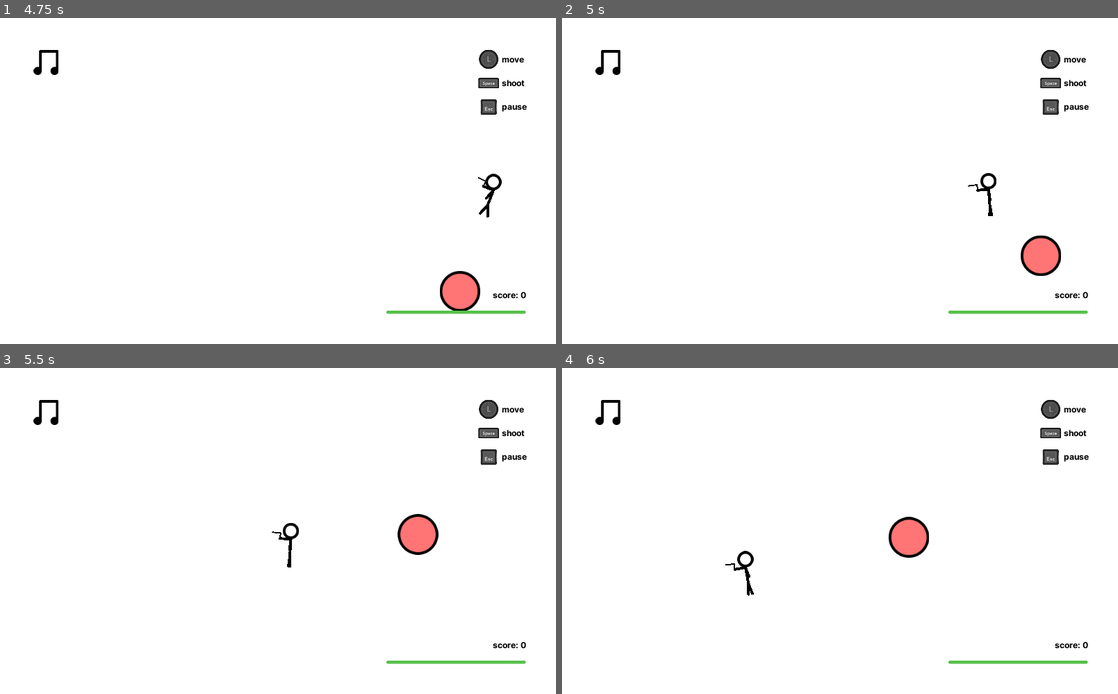
Above: before the commit, frames 1-4 (two rows, left to right).
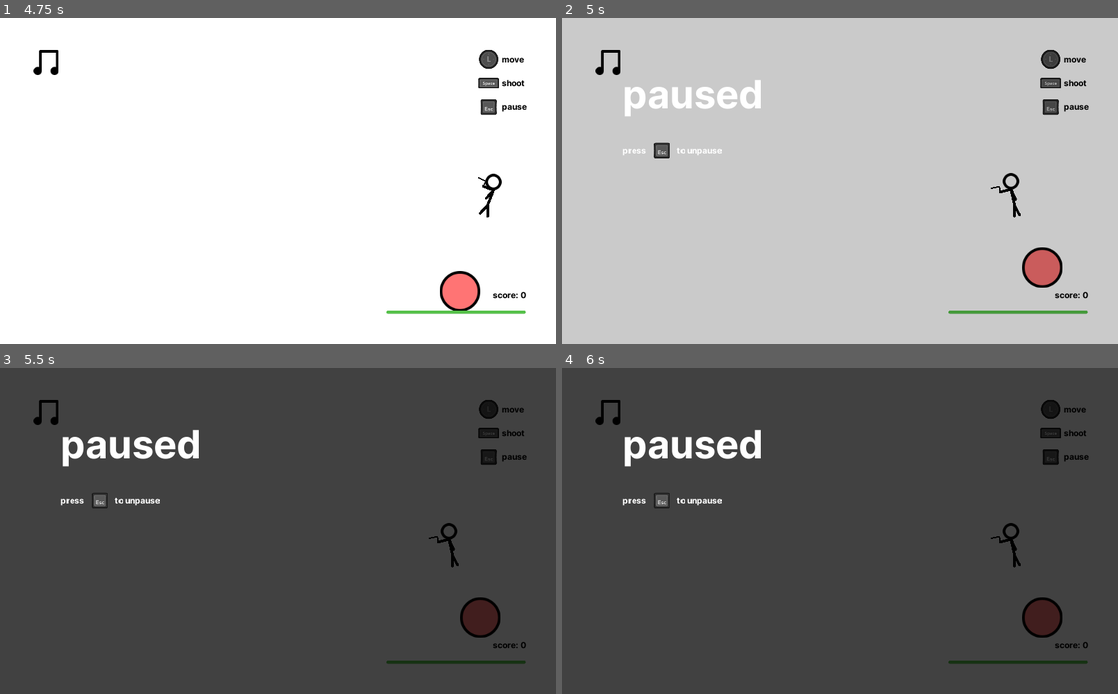
Above: after the commit, the same moments.

Repository: illogicalapple/stickmaniac
Game: Godot game, scene res://Root.tscn
Two runs of this game, one before a commit and one after it. Both use one fixed random seed, a clock stepped at 60 frames per second and the inputs below. Sound files missing from this copy of the repository are replaced by a short silence.
Inputs (mouse positions are in pixels of both pictures, inside the frame that each line leads up to):
- Up to frame 1 (4.75 s): tap Enter at 0.5, 3.6, 4.25 s; move the mouse to (400, 164) at 0.52 s; hold Right (ui_right) 0.53-1.25 s; hold Space (pew_pew) 0.53-1.25 s; click (400, 164) at 0.67 s; click (44, 63) at 1.25 s; move the mouse to (166, 197) at 2.02 s; hold Down (ui_down) 2.03-2.78 s; tap Tab at 2.1 s; move the mouse to (333, 109) at 2.77 s; hold Right (ui_right) 2.78-3.53 s; tap Backspace at 2.85 s; tap Space (pew_pew) at 3.5 s; move the mouse to (250, 246) at 3.52 s; hold Up (ui_up) 3.53-4.28 s; click (250, 246) at 3.67 s; move the mouse to (444, 229) at 4.27 s; hold Left (ui_left) from 4.28 s (still down); tap Keypad Enter at 4.35 s
- Up to frame 2 (5 s): keep holding Left (ui_left); tap Escape (ui_pause) at 4.9 s
- Up to frame 3 (5.5 s): keep holding Left (ui_left); move the mouse to (111, 482) at 5.02 s; tap Delete at 5.1 s
- Up to frame 4 (6 s): move the mouse to (867, 531) at 5.77 s; release Left (ui_left) at 5.78 s; hold Down (ui_down) from 5.78 s (still down); tap Shift at 5.85 s; click (867, 531) at 5.92 s

Frame 1 is identical in both runs. In frame 2, 98% of the frame differs, in the area x 0-100%, y 0-100%; in frame 3, 99%; in frame 4, 99%.

Commit message:
add pause screen

Diff:
--- a/enemy/Enemy.gd
+++ b/enemy/Enemy.gd
@@ -30,7 +30,7 @@
 	var drop_instance = drops[randi() % drops.size()].instance()
 	global.enemy_count -= 1
 	drop_instance.position = position
-	get_tree().get_root().add_child(drop_instance) # todo: make it a small chance later
+	get_tree().get_root().add_child_below_node(get_tree().get_root().get_node("Root/Stickmin"), drop_instance) # todo: make it a small chance later
 	emit_signal("coins", value)
 	queue_free()
 
--- a/enemy/drops/laser/Laser.tscn
+++ b/enemy/drops/laser/Laser.tscn
@@ -4,6 +4,7 @@
 
 [node name="Laser" type="StaticBody2D"]
 scale = Vector2( 0.15, 0.15 )
+z_index = -1
 
 [node name="Sprite" type="Sprite" parent="."]
 texture = ExtResource( 1 )
--- a/ui/GUI.gd
+++ b/ui/GUI.gd
@@ -6,6 +6,7 @@
 # low - ff5f5f
 
 var score = 0
+var paused = false
 
 onready var root = get_tree().current_scene
 onready var foreground = $HealthBar.get("custom_styles/fg")
@@ -15,13 +16,14 @@
 func _ready():
 	$Ded.color = Color(255, 255, 255, 0)
 	root.get_node("Stickmin").connect("damage", self, "_on_Stickmin_damage")
+	$Paused.hide()
 
 func _on_Stickmin_damage(amount):
 	$HealthBar.value -= amount
 	if $HealthBar.value <= 0.1:
 		$Ded.show()
-		$AnimationPlayer.current_animation = "FadeIn"
-		$AnimationPlayer.play()
+		$Ded/AnimationPlayer.current_animation = "FadeIn"
+		$Ded/AnimationPlayer.play()
 	if $HealthBar.value <= 33:
 		foreground.bg_color = Color("ff5f5f")
 	elif $HealthBar.value <= 66:
@@ -34,8 +36,23 @@
 	score += amount
 	$Score.text = "score: " + str(score)
 
-func _on_AnimationPlayer_animation_finished(anim_name):
+func on_dead_anim_finished(anim_name):
 	if anim_name == "FadeIn":
 		global.song_time = get_tree().get_root().get_node("Root/SoundPlayer/Music").get_playback_position()
 		print(global.song_time)
 		get_tree().change_scene("res://death_screen/DeathScreen.tscn")
+
+func _input(event):
+	if event.is_action_pressed("ui_pause"):
+		paused = !paused
+		get_tree().paused = paused
+		if paused:
+			$Paused.show()
+			$Paused/AnimationPlayer.play("FadeIn")
+		else:
+			$Paused/AnimationPlayer.play_backwards("FadeIn")
+
+
+func on_paused_animation_finished(anim_name):
+	if !paused:
+		$Paused.hide()
--- a/ui/GUI.tscn
+++ b/ui/GUI.tscn
@@ -7,6 +7,7 @@
 [ext_resource path="res://addons/controller_icons/objects/TextureRect.gd" type="Script" id=5]
 [ext_resource path="res://addons/controller_icons/assets/xbox360/l_stick.png" type="Texture" id=6]
 [ext_resource path="res://addons/controller_icons/assets/key/space.png" type="Texture" id=7]
+[ext_resource path="res://addons/controller_icons/assets/key/esc.png" type="Texture" id=8]
 
 [sub_resource type="DynamicFont" id=3]
 outline_color = Color( 0, 0, 0, 1 )
@@ -37,6 +38,41 @@
 frame_1/texture = ExtResource( 3 )
 frame_1/delay_sec = 0.0
 
+[sub_resource type="Animation" id=9]
+resource_name = "FadeIn"
+length = 0.3
+tracks/0/type = "value"
+tracks/0/path = NodePath(".:color")
+tracks/0/interp = 1
+tracks/0/loop_wrap = true
+tracks/0/imported = false
+tracks/0/enabled = true
+tracks/0/keys = {
+"times": PoolRealArray( 0, 0.3 ),
+"transitions": PoolRealArray( 1, 1 ),
+"update": 0,
+"values": [ Color( 0, 0, 0, 0 ), Color( 0, 0, 0, 0.741176 ) ]
+}
+
+[sub_resource type="Animation" id=10]
+length = 0.001
+tracks/0/type = "value"
+tracks/0/path = NodePath(".:color")
+tracks/0/interp = 1
+tracks/0/loop_wrap = true
+tracks/0/imported = false
+tracks/0/enabled = true
+tracks/0/keys = {
+"times": PoolRealArray( 0 ),
+"transitions": PoolRealArray( 1 ),
+"update": 0,
+"values": [ Color( 0, 0, 0, 0 ) ]
+}
+
+[sub_resource type="DynamicFont" id=11]
+size = 72
+font_data = ExtResource( 1 )
+
 [sub_resource type="Animation" id=6]
 resource_name = "FadeIn"
 tracks/0/type = "value"
@@ -68,6 +104,7 @@
 }
 
 [node name="GUI" type="Control"]
+pause_mode = 2
 anchor_right = 1.0
 anchor_bottom = 1.0
 theme = SubResource( 4 )
@@ -180,6 +217,7 @@
 margin_right = 40.0
 margin_bottom = 40.0
 rect_min_size = Vector2( 40, 40 )
+texture = ExtResource( 8 )
 expand = true
 script = ExtResource( 5 )
 path = "ui_pause"
@@ -192,14 +230,62 @@
 custom_colors/font_color = Color( 0, 0, 0, 1 )
 text = "pause"
 
+[node name="Paused" type="ColorRect" parent="."]
+anchor_right = 1.0
+anchor_bottom = 1.0
+color = Color( 0, 0, 0, 0 )
+
+[node name="AnimationPlayer" type="AnimationPlayer" parent="Paused"]
+anims/FadeIn = SubResource( 9 )
+anims/RESET = SubResource( 10 )
+
+[node name="Label" type="Label" parent="Paused"]
+margin_left = 112.0
+margin_top = 96.0
+margin_right = 374.0
+margin_bottom = 184.0
+custom_fonts/font = SubResource( 11 )
+text = "paused"
+
+[node name="Unpause" type="HBoxContainer" parent="Paused"]
+margin_left = 112.0
+margin_top = 224.0
+margin_right = 301.0
+margin_bottom = 264.0
+
+[node name="Label" type="Label" parent="Paused/Unpause"]
+margin_top = 10.0
+margin_right = 49.0
+margin_bottom = 30.0
+text = "press "
+
+[node name="TextureRect" type="TextureRect" parent="Paused/Unpause"]
+margin_left = 53.0
+margin_right = 93.0
+margin_bottom = 40.0
+rect_min_size = Vector2( 40, 40 )
+texture = ExtResource( 8 )
+expand = true
+script = ExtResource( 5 )
+path = "ui_pause"
+
+[node name="Label2" type="Label" parent="Paused/Unpause"]
+margin_left = 97.0
+margin_top = 10.0
+margin_right = 189.0
+margin_bottom = 30.0
+text = " to unpause"
+
 [node name="Ded" type="ColorRect" parent="."]
 visible = false
 anchor_right = 1.0
 anchor_bottom = 1.0
 
-[node name="AnimationPlayer" type="AnimationPlayer" parent="."]
+[node name="AnimationPlayer" type="AnimationPlayer" parent="Ded"]
+root_node = NodePath("../..")
 anims/FadeIn = SubResource( 6 )
 anims/RESET = SubResource( 7 )
 
 [connection signal="pressed" from="MusicToggled" to="." method="_on_MusicToggled_pressed"]
-[connection signal="animation_finished" from="AnimationPlayer" to="." method="_on_AnimationPlayer_animation_finished"]
+[connection signal="animation_finished" from="Paused/AnimationPlayer" to="." method="on_paused_animation_finished"]
+[connection signal="animation_finished" from="Ded/AnimationPlayer" to="." method="on_dead_anim_finished"]
Binary file changed: addons/controller_icons/assets/xbox360/start.png
Not shown: 1 places in ui/GUI.tscn that only renumber resources
